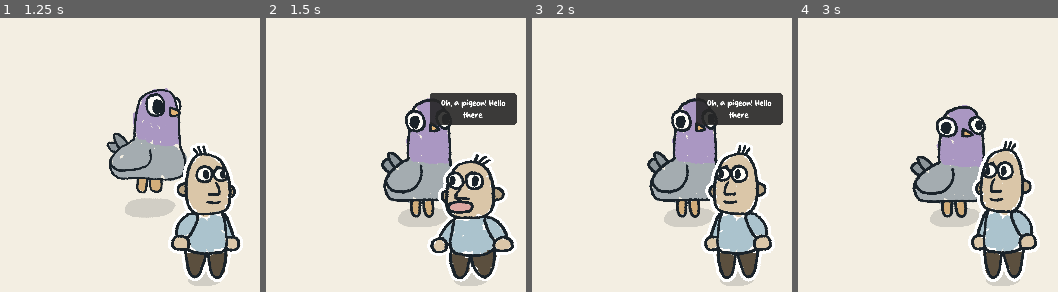
Above: before the commit, frames 1-4 (left to right).
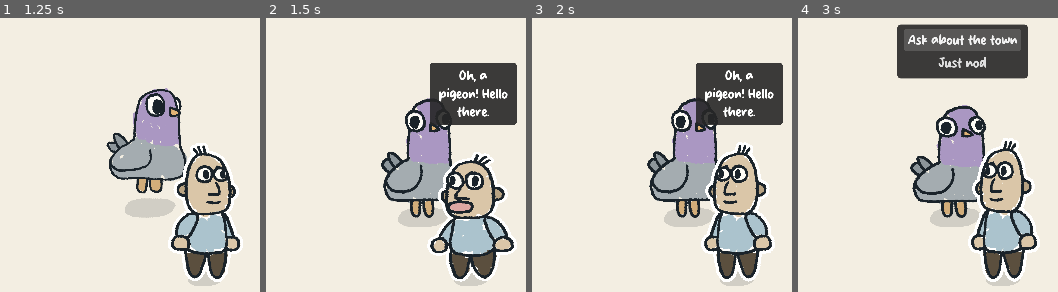
Above: after the commit, the same moments.

Repository: martindzejky/pigeon-in-town
Game: Godot game, scene res://main.tscn
Two runs of this game, one before a commit and one after it. Both use one fixed random seed, a clock stepped at 60 frames per second and the inputs below.
Inputs:
- Up to frame 1 (1.25 s): hold D (move_right) from 0.53 s (still down); hold E (interact) from 0.53 s (still down)
- Up to frame 2 (1.5 s): release D (move_right) at 1.28 s; release E (interact) at 1.28 s; hold S (move_down) from 1.28 s (still down); tap E (interact) at 1.35 s
- Up to frame 3 (2 s): keep holding S (move_down)
- Up to frame 4 (3 s): release S (move_down) at 2.03 s; hold D (move_right) 2.03-2.78 s; hold E (interact) 2.03-2.78 s; hold W (move_up) from 2.78 s (still down); tap E (interact) at 2.85 s

Frame 1 is identical in both runs. In frame 2, 4.6% of the frame differs, in the area x 63-97%, y 16-37%; in frame 3, 4.6%; in frame 4, 9.4%, in the area x 38-89%, y 2-23%.

Commit message:
fixes race conditions

Diff:
--- a/scripts/npc_states/talking_state.gd
+++ b/scripts/npc_states/talking_state.gd
@@ -21,5 +21,5 @@
 
 func _on_advanced() -> void:
   dialogue_ui_anchor.hide_bubble()
-  npc.dialogue_walker.advance()
   state_machine.pop()
+  npc.dialogue_walker.call_deferred('advance')
--- a/scripts/pigeon_states/choice_state.gd
+++ b/scripts/pigeon_states/choice_state.gd
@@ -22,5 +22,5 @@
 
 func _on_choice_selected(index: int) -> void:
   dialogue_ui_anchor.hide_bubble()
-  walker.select_choice(index)
   state_machine.pop()
+  walker.call_deferred('select_choice', index)
--- a/scripts/pigeon_states/talking_state.gd
+++ b/scripts/pigeon_states/talking_state.gd
@@ -22,5 +22,5 @@
 
 func _on_advanced() -> void:
   dialogue_ui_anchor.hide_bubble()
-  walker.advance()
   state_machine.pop()
+  walker.call_deferred('advance')
--- a/ui/main_theme.tres
+++ b/ui/main_theme.tres
@@ -4,4 +4,4 @@
 
 [resource]
 default_font = ExtResource("1_g1fjd")
-default_font_size = 28
+default_font_size = 44
